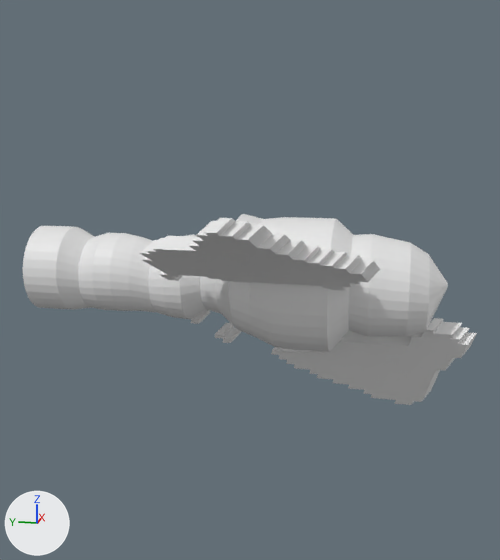
One commit to the OBJ model landstalker/data/proxies/church_angel_700.obj: the scene before it, then after it.
The view is the same before and after, from a camera (50 mm lens) standing at (302.2, -71.5, 467.2) and looking at (370.1, -57.9, 450.3). The lights are fixed; the arrows at lower left show +X, +Y and +Z. The older version comes first. Where no turn or scale is listed for an object, it has been applied to the vertices.

Objects in the first picture: 'church_angel_700'.
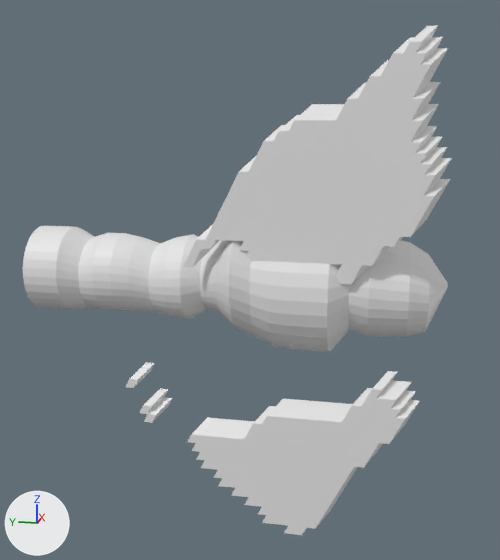
The change in detail:
me_church_angel_700 is used by ob_church_angel_700; location (0.0, 0.0, 0.0).
me_church_angel_700 had 2642 vertices, 2664 faces and spanned x 354.8..383.8, y -81.6..-32.0, z 432.8..458.8.
me_church_angel_700 now has 2642 vertices, 2664 faces and spans x 368.8..383.8, y -78.0..-32.0, z 421.2..474.8.
me_church_angel_700 part 1: the loose piece of 650 vertices spanning x 354.8..370.8, y -71.0..-49.1, z 449.7..458.8 is multiplied about its middle by the matrix ((0.495, 0.0, 0.919), (0.505, 1.0, -0.919), (-0.505, 0.0, 1.919)), then moved by (8.2, -8.2, 8.2).
me_church_angel_700 part 2: 486 of 2642 vertices moved; they spanned x 375.3..382.9, y -81.6..-49.7, z 432.8..445.4 and now span x 370.2..371.8, y -75.7..-43.7, z 421.2..440.8; mean shift (-8.2, 8.2, -8.2); largest move (381.8, -74.3, 432.8) -> (370.2, -62.7, 421.2).

Location of each change, (x1, y1, x2, y2) in pixels of the pictures (500 x 560 px; the box of a moved part takes in the faces that stretch with it):
'church_angel_700', reshaped (166% taller)
    before: (23, 214, 477, 405)
    after: (23, 26, 452, 535)
part 1 of me_church_angel_700, moved or reshaped
    before: (140, 218, 380, 291)
    after: (183, 26, 452, 284)
part 2 of me_church_angel_700, moved or reshaped
    before: (191, 309, 477, 405)
    after: (126, 363, 420, 535)
